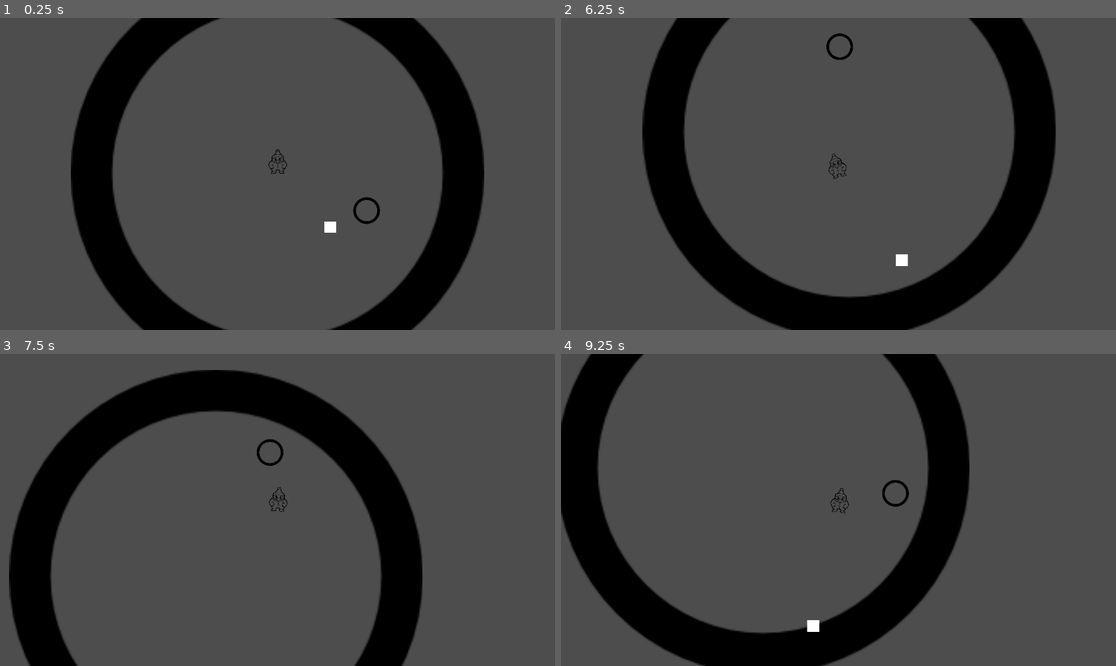
Above: before the commit, frames 1-4 (two rows, left to right).
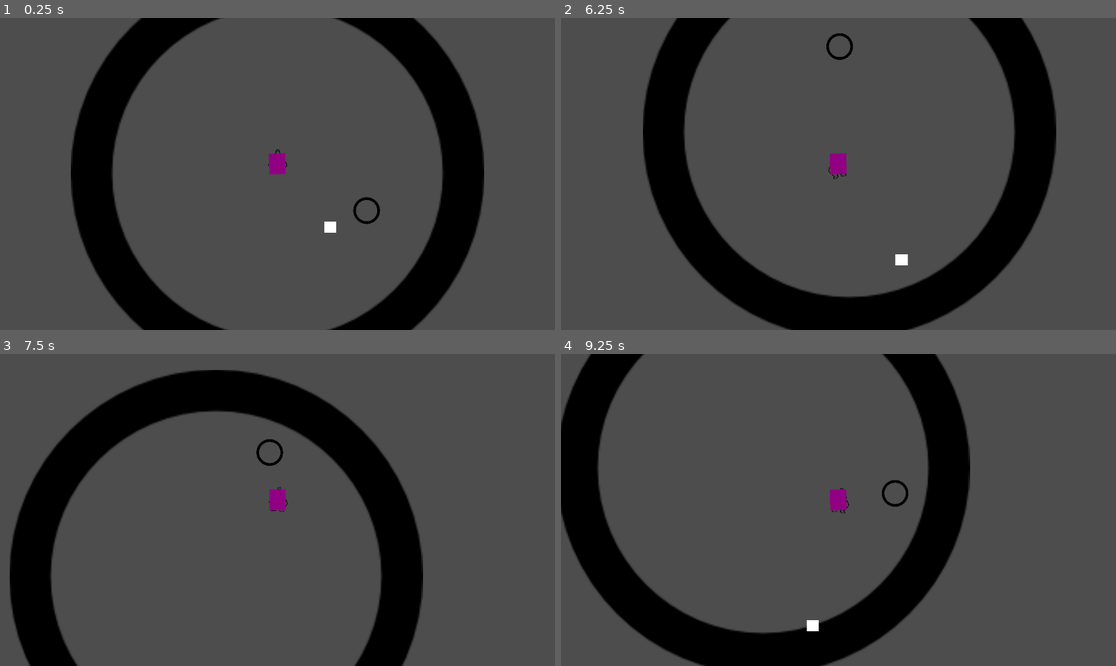
Above: after the commit, the same moments.

Repository: Belphonz/GlobalGameJam2024
Game: Godot game, scene res://Temp.tscn
Two runs of this game, one before a commit and one after it. Both use one fixed random seed, a clock stepped at 60 frames per second and the inputs below.
Inputs (mouse positions are in pixels of both pictures, inside the frame that each line leads up to):
- Up to frame 1 (0.25 s): no input
- Up to frame 2 (6.25 s): move the mouse to (960, 158) at 0.52 s; hold D (move_right) 0.53-1.28 s; move the mouse to (727, 189) at 1.27 s; hold S (move_down) 1.28-2.03 s; move the mouse to (894, 105) at 2.02 s; hold D (move_right) 2.03-2.78 s; move the mouse to (810, 236) at 2.77 s; hold W (move_up) 2.78-3.53 s; move the mouse to (1005, 220) at 3.52 s; hold A (move_left) 3.53-5.03 s; move the mouse to (672, 127) at 4.27 s; move the mouse to (866, 174) at 5.02 s; hold S (move_down) 5.03-5.78 s; move the mouse to (755, 96) at 5.77 s; hold D (move_right) from 5.78 s (still down)
- Up to frame 3 (7.5 s): move the mouse to (399, 494) at 6.52 s; release D (move_right) at 6.53 s; hold W (move_up) 6.53-7.28 s; move the mouse to (166, 525) at 7.27 s; hold D (move_right) from 7.28 s (still down)
- Up to frame 4 (9.25 s): move the mouse to (894, 441) at 8.02 s; release D (move_right) at 8.03 s; hold S (move_down) 8.03-8.78 s; move the mouse to (810, 572) at 8.77 s; hold A (move_left) from 8.78 s (still down)

The runs differ from the first frame. In frame 1, 0.2% of the frame differs, in the area x 48-52%, y 43-51%; in frame 2, 0.3%; in frame 3, 0.2%; in frame 4, 0.3%, in the area x 44-74%, y 29-90%.

Commit message:
Update player.tscn

Diff:
--- a/elements/player.tscn
+++ b/elements/player.tscn
@@ -6,7 +6,7 @@
 
 [sub_resource type="CapsuleShape2D" id="CapsuleShape2D_uvbos"]
 radius = 7.0
-height = 18.0
+height = 18.2005
 
 [node name="Player" type="CharacterBody2D"]
 scale = Vector2(1.97797, 1.97797)
@@ -28,7 +28,6 @@
 shape = SubResource("CapsuleShape2D_uvbos")
 
 [node name="PlayerSprite2" type="Sprite2D" parent="PlayerCollider"]
-visible = false
 modulate = Color(0.568627, 0, 0.509804, 1)
 position = Vector2(-0.665385, 9.44534)
 scale = Vector2(0.0533333, 0.0675)
